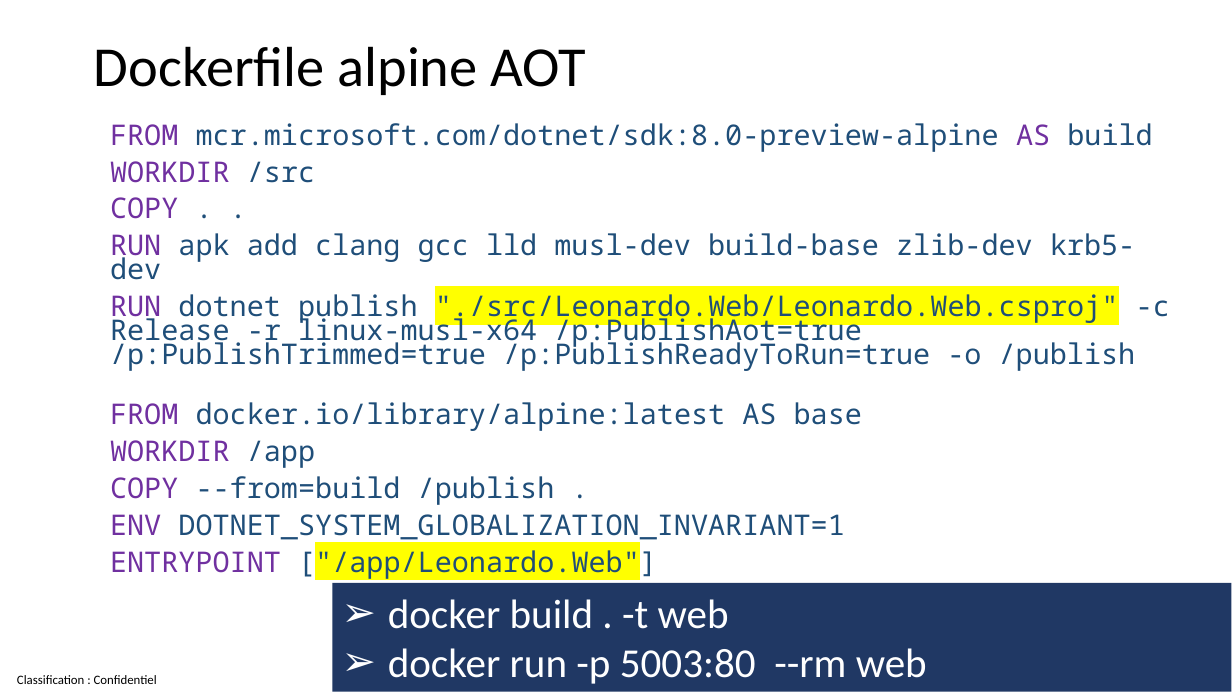
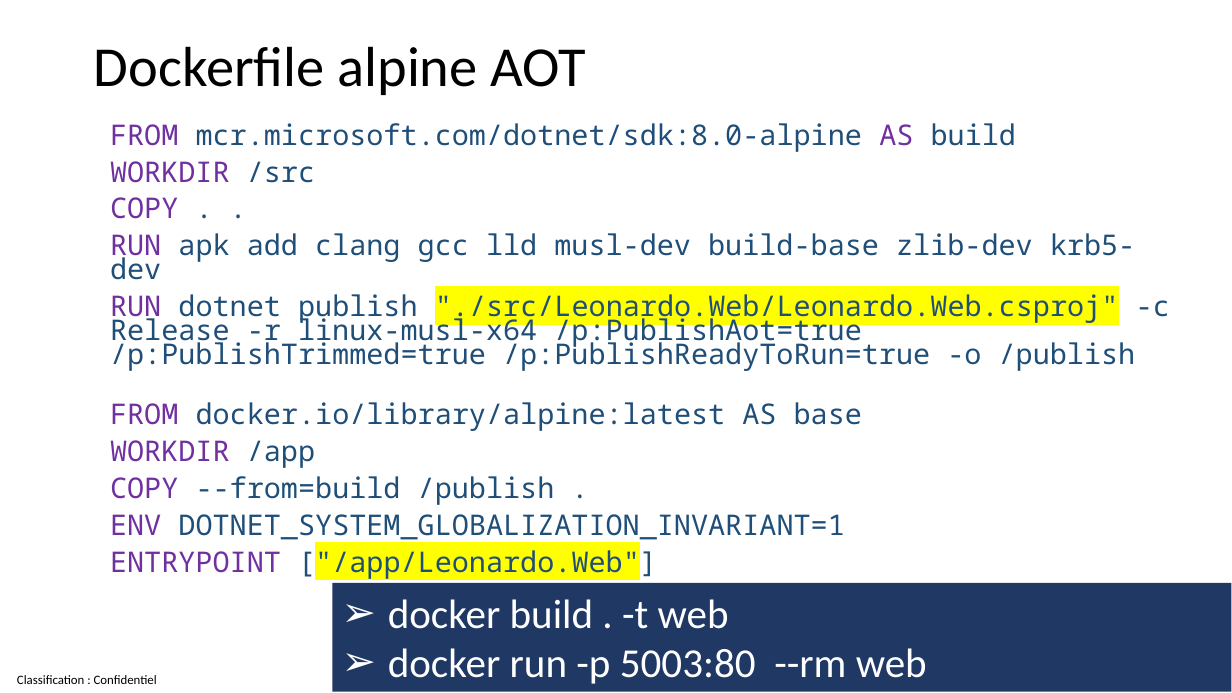
Before and after one commit to guillaume-chervet/course.dotnet, a slide deck: slide 111 of documentations/dotnet8.pptx. Drawn at 1232x693 pixels with LibreOffice and Linux fonts; fonts in the diff are those of the drawing. Boxes give left, top, right and bottom in pixels: in the first picture for what was removed or moved away, otherwise in the second. Text is boxed around its words. In the diff, an @@ line names an element or a change of style, - is before the commit and + after.

```diff
--- a/documentations/dotnet8.pptx
+++ b/documentations/dotnet8.pptx
@@ text at (x1=110, y1=123, x2=1016, y2=152): text changed @@
-FROM mcr.microsoft.com/dotnet/sdk:8.0-preview-alpine AS build
+FROM mcr.microsoft.com/dotnet/sdk:8.0-alpine AS build
```
Also in this commit, not shown: 11 other slides changed.
